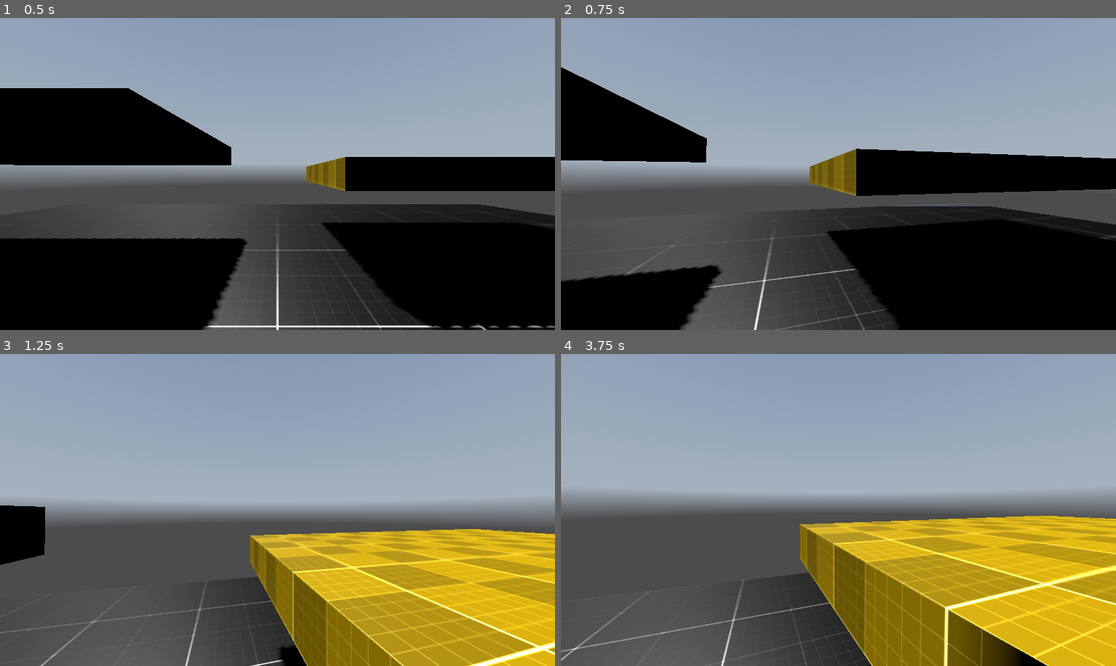
Above: before the commit, frames 1-4 (two rows, left to right).
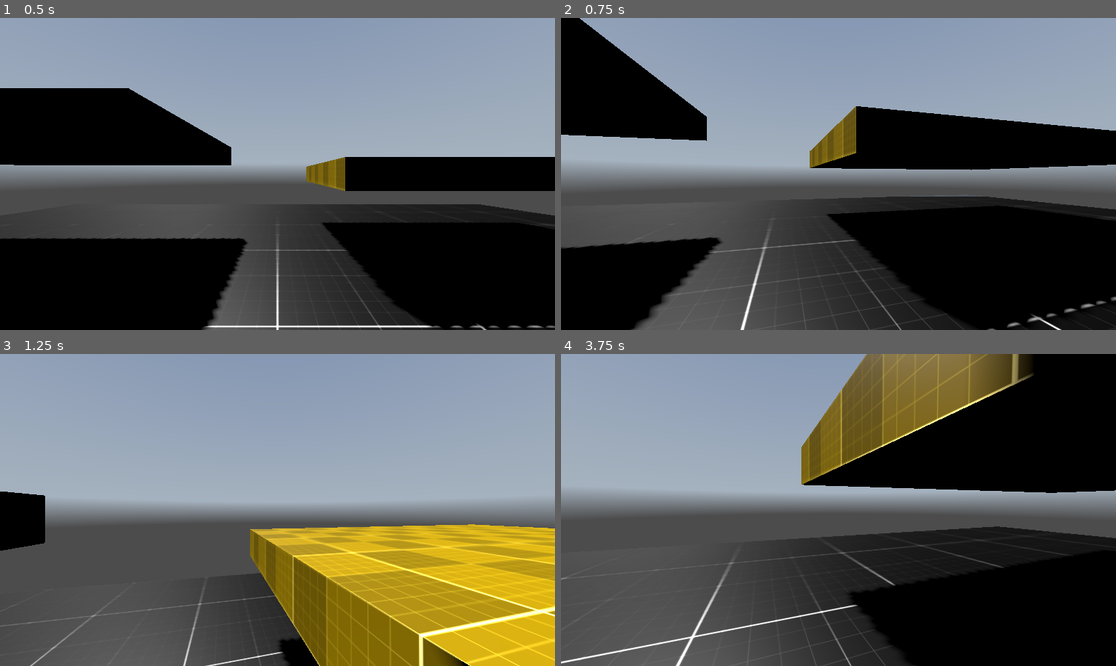
Above: after the commit, the same moments.

Repository: christiannoll/FPSGame
Game: Godot game, scene res://levels/level_001.tscn
The game is run twice, just before and just after one commit, with the same random seed, the same clock (stepped at 60 frames per second) and the same inputs. A sky picture missing from this copy of the repository is replaced by a grey-blue gradient.
Inputs (mouse positions are in pixels of both pictures, inside the frame that each line leads up to):
- Up to frame 1 (0.5 s): no input
- Up to frame 2 (0.75 s): tap Enter at 0.5 s; move the mouse to (866, 174) at 0.52 s; hold W (move_forward) from 0.53 s (still down); hold C (crouch) from 0.53 s (still down)
- Up to frame 3 (1.25 s): keep holding W (move_forward); keep holding C (crouch); tap Space (jump) at 0.77 s
- Up to frame 4 (3.75 s): keep holding W (move_forward); move the mouse to (810, 510) at 1.27 s; release C (crouch) at 1.28 s; tap C (crouch) at 1.35, 2.85 s; tap Space (jump) at 1.52, 3.02 s; move the mouse to (849, 503) at 2.02 s; hold C (crouch) 2.03-2.78 s; move the mouse to (832, 516) at 2.77 s; move the mouse to (877, 513) at 3.52 s; hold C (crouch) from 3.53 s (still down)

Frame 1 is identical in both runs. In frame 2, 27% of the frame differs, in the area x 0-100%, y 0-100%; in frame 3, 14%; in frame 4, 49%.

Commit message:
Added uncrouch animation

Diff:
--- a/controllers/scripts/fps_controller.gd
+++ b/controllers/scripts/fps_controller.gd
@@ -2,6 +2,7 @@
 
 @export var SPEED : float = 5.0
 @export var JUMP_VELOCITY : float = 4.5
+@export_range(5, 10, 0.1) var CROUCH_SPEED: float = 7.0
 @export var MOUSE_SENSITIVITY : float = 0.5
 @export var TILT_LOWER_LIMIT := deg_to_rad(-90.0)
 @export var TILT_UPPER_LIMIT := deg_to_rad(90.0)
@@ -87,7 +88,7 @@
 
 func toggle_crouch():
 	if _is_crouching == true:
-		print("UNCROUCH")
+		ANIMATIONPLAYER.play("Crouch", -1, -CROUCH_SPEED, true)
 	else:
-		ANIMATIONPLAYER.play("Crouch")
+		ANIMATIONPLAYER.play("Crouch", -1, CROUCH_SPEED)
 	_is_crouching = !_is_crouching
